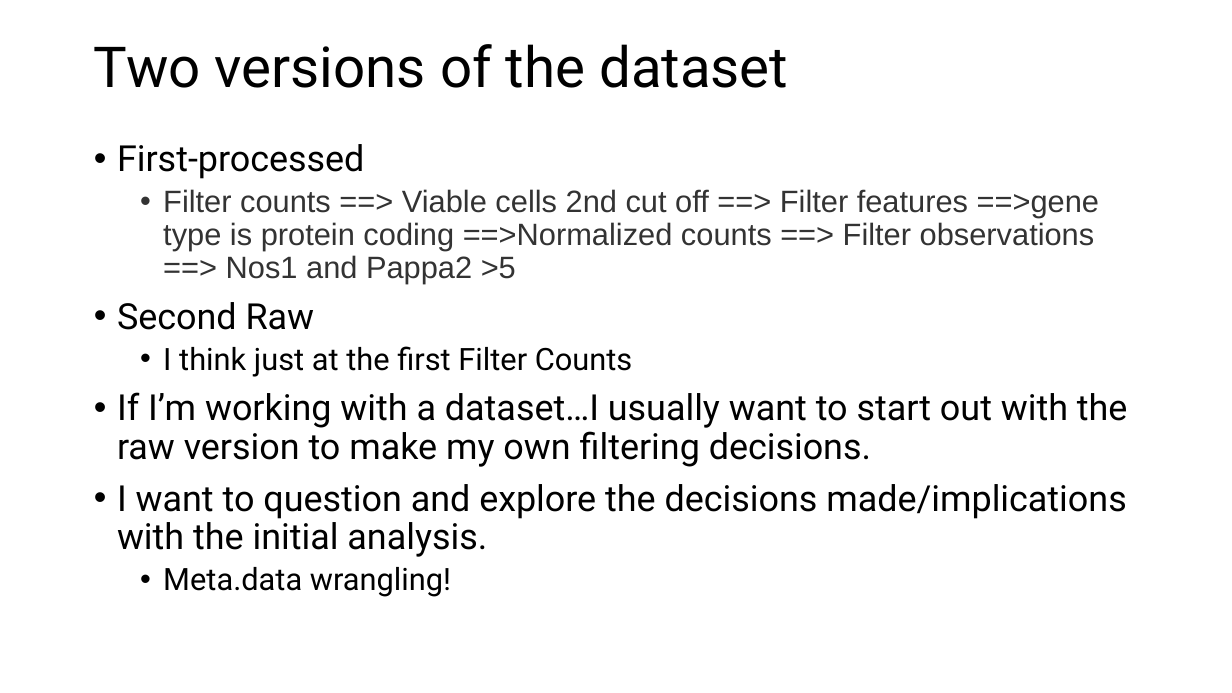
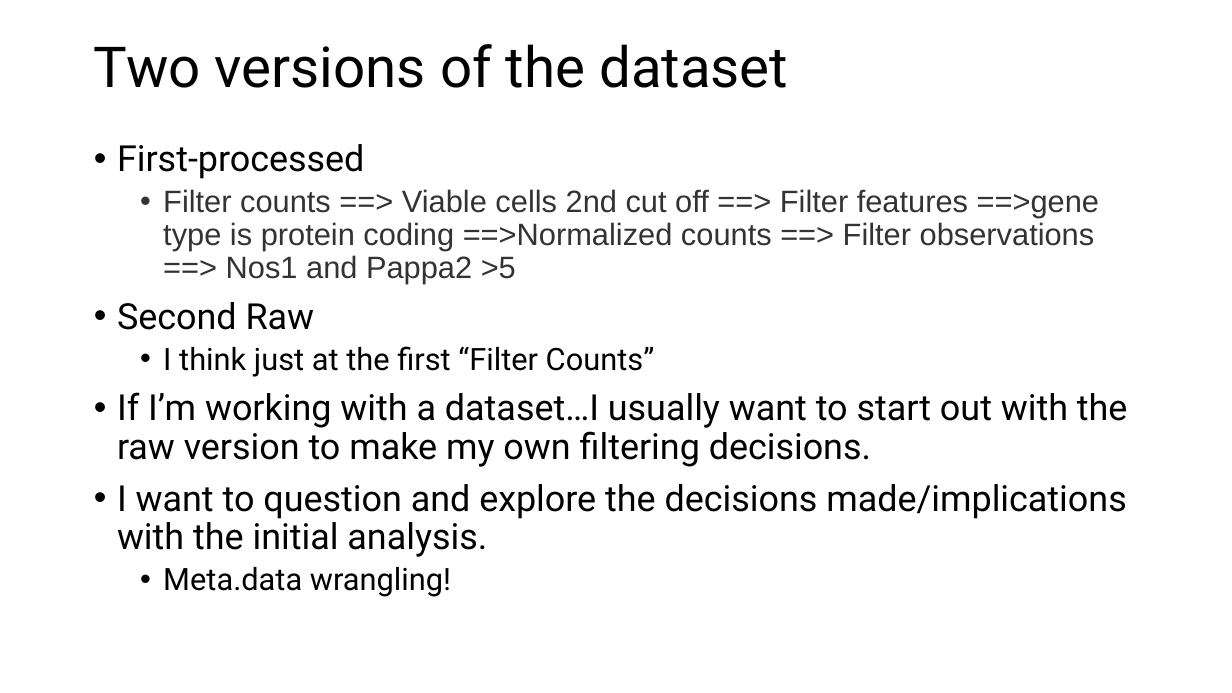
Before and after one commit to usckrc/macula_densa_scRNAseq, a slide deck: slide 9 of presentations/project_introduction_jwn.pptx (slide 7 before the commit). Drawn at 1232x693 pixels with LibreOffice and Linux fonts; fonts in the diff are those of the drawing. Boxes give left, top, right and bottom in pixels: in the first picture for what was removed or moved away, otherwise in the second. Text is boxed around its words. In the diff, an @@ line names an element or a change of style, - is before the commit and + after.

Commit message:
pptx

```diff
--- a/presentations/project_introduction_jwn.pptx
+++ b/presentations/project_introduction_jwn.pptx
@@ text at (163,346,655,377): text changed @@
-  • I think just at the first Filter Counts
+  • I think just at the first “Filter Counts”
```
Also in this commit, not shown: 4 other slides changed, 12 slides added, 3 slides removed, 4 other files.
